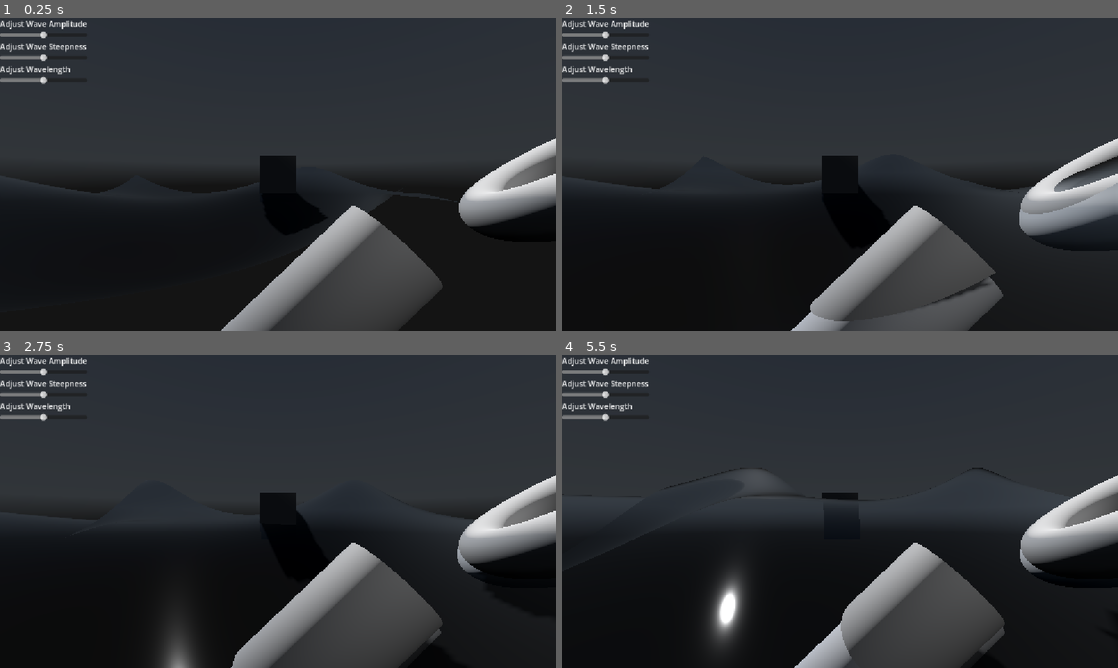
Above: before the commit, frames 1-4 (two rows, left to right).
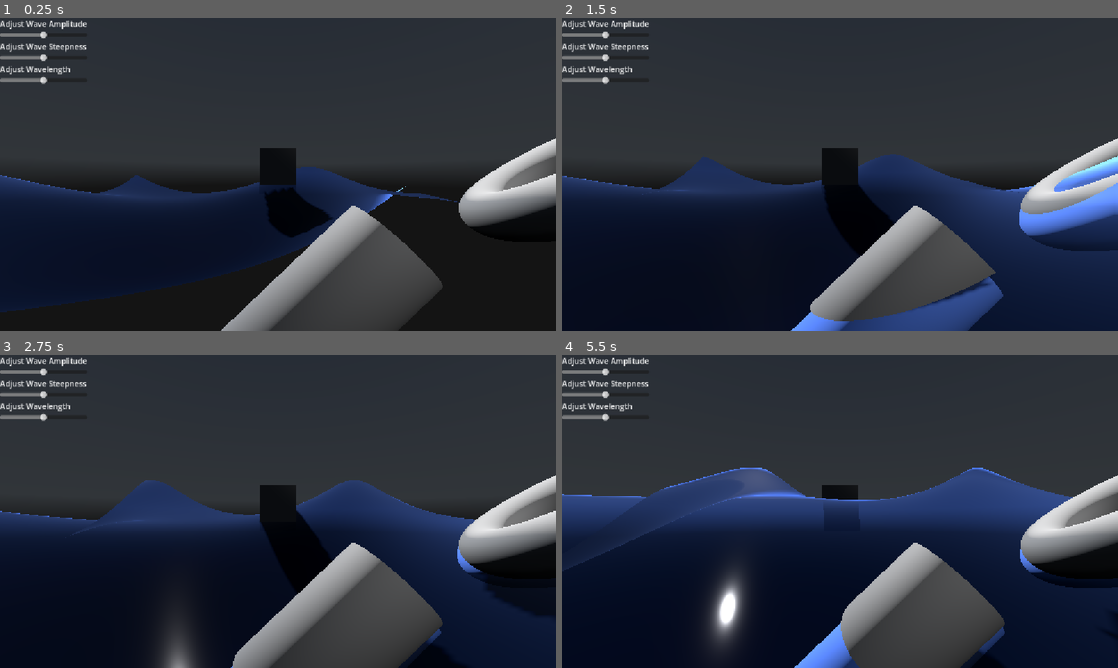
Above: after the commit, the same moments.

Repository: MagnusGrant06/fluid-simulation
Game: Godot game, scene res://Scenes/main.tscn
Same seed, same stepped clock (60 frames per second), same inputs: the game is played once before the commit and once after it. A sky picture missing from this copy of the repository is replaced by a grey-blue gradient.
Inputs (mouse positions are in pixels of both pictures, inside the frame that each line leads up to):
- Up to frame 1 (0.25 s): no input
- Up to frame 2 (1.5 s): move the mouse to (962, 158) at 0.52 s; click (962, 158) at 0.67 s; move the mouse to (728, 190) at 1.27 s; click (728, 190) at 1.42 s
- Up to frame 3 (2.75 s): move the mouse to (333, 442) at 2.02 s; click (333, 442) at 2.17 s
- Up to frame 4 (5.5 s): move the mouse to (812, 574) at 2.77 s; click (812, 574) at 2.92 s; move the mouse to (1006, 558) at 3.52 s; click (1006, 558) at 3.67 s; move the mouse to (673, 464) at 4.27 s; click (673, 464) at 4.42 s; move the mouse to (867, 511) at 5.02 s; click (867, 511) at 5.17 s

The runs differ from the first frame. In frame 1, 5.8% of the frame differs, in the area x 0-83%, y 41-94%; in frame 2, 19%; in frame 3, 12%; in frame 4, 19%, in the area x 0-100%, y 36-100%.

Commit message:
Finished fluid surface shader, with fixed reflection sampling and better colour

Diff:
--- a/fluid-simulation/Code/Shaders/water.gdshader
+++ b/fluid-simulation/Code/Shaders/water.gdshader
@@ -1,6 +1,7 @@
 shader_type spatial;
 
-uniform samplerCube sky_texture;
+render_mode blend_mix;
+uniform sampler2D sky_texture;
 uniform sampler2D screen_texture : hint_screen_texture, filter_linear_mipmap;
 
 uniform float wave_length = 7.5;
@@ -41,6 +42,13 @@
 	return vec3(dx, dy, dz);
 }
 
+vec2 direction_to_equirect_uv(vec3 dir) {
+    dir = normalize(dir);
+    float u = atan(dir.z, dir.x) / (2.0 * PI) + 0.5;
+    float v = asin(dir.y) / PI + 0.5;
+    return vec2(u, v);
+}
+
 void vertex() {
 	// Called for every vertex the material is visible on.
 
@@ -48,14 +56,10 @@
 	vec3 d1 = calculate_offset(VERTEX, wave_amplitude, vec2(1,0), wave_steepness, wave_length, TIME);
 	vec3 d2 = calculate_offset(VERTEX, wave_amplitude*1.5, vec2(0,1), wave_steepness*0.75, wave_length*1.5, TIME);
 	vec3 d3 = calculate_offset(VERTEX, wave_amplitude*0.75, vec2(0.5,0.5), wave_steepness*1.5, wave_length*0.5, TIME);
-	//vec3 d4 = calculate_offset(VERTEX, wave_amplitude*0.25, vec2(-0.7,0.3), wave_steepness*2.0, wave_length*0.68, TIME);
-	//vec3 d5 = calculate_offset(VERTEX, wave_amplitude*1.24, vec2(0.6,0.9), wave_steepness*1.78, wave_length*1.34, TIME);
 
 	vec3 n1 = calculate_normal(VERTEX, wave_amplitude, vec2(1,0), wave_steepness, wave_length, TIME);
 	vec3 n2 = calculate_normal(VERTEX, wave_amplitude*1.5, vec2(0,1), wave_steepness*0.75, wave_length*1.5, TIME);
 	vec3 n3 = calculate_normal(VERTEX, wave_amplitude*0.75, vec2(0.5,0.5), wave_steepness*1.5, wave_length*0.5, TIME);
-	//vec3 n4 = calculate_normal(VERTEX, wave_amplitude*0.25, vec2(-0.7,0.3), wave_steepness*2.0, wave_length*0.68, TIME);
-	//vec3 n5 = calculate_normal(VERTEX, wave_amplitude*1.24, vec2(0.6,0.9), wave_steepness*1.78, wave_length*1.34, TIME);
 
 	vec3 d = d1 + d2 + d3;
 	vec3 n = normalize(vec3(0,1,0) + (n1 + n2 + n3));
@@ -81,11 +85,15 @@
 
 	//sample reflection from skybox
 	vec3 reflect_dir = reflect(-VIEW, NORMAL);
-	vec3 reflection_color = texture(sky_texture, reflect_dir).rgb;
+	vec2 uv = direction_to_equirect_uv(reflect_dir);
+	vec3 reflection_color = texture(sky_texture, uv).rgb;
 
+	//mix refraction and reflection parts with a bit of flat blue color for more believable color
 	vec3 final_color = mix(refraction_color, reflection_color, R);
-	//ALBEDO = vec3(0.5) + 0.5 * NORMAL;
+	final_color *= vec3(0.6, 0.85, 1.5);
+
 	ALBEDO = final_color;
+	//ALPHA = 0.8;
 	SPECULAR = 0.5;
 	ROUGHNESS = 0.05;
 }
--- a/fluid-simulation/Scenes/fluid_cube.tscn
+++ b/fluid-simulation/Scenes/fluid_surface.tscn
@@ -1,9 +1,9 @@
 [gd_scene format=3 uid="uid://bd0wdtoa4h004"]
 
-[ext_resource type="Script" uid="uid://bdfi3qtlnt7o" path="res://Code/Scripts/fluid_cube.gd" id="1_0vdsb"]
 [ext_resource type="Shader" uid="uid://cy6dcpy0g2vr5" path="res://Code/Shaders/water.gdshader" id="1_xrqee"]
+[ext_resource type="Script" uid="uid://bdfi3qtlnt7o" path="res://Code/Scripts/fluid_surface.gd" id="2_ahq6l"]
 
-[sub_resource type="SphereMesh" id="SphereMesh_bo1nx"]
+[sub_resource type="PlaneMesh" id="PlaneMesh_jjvhh"]
 
 [sub_resource type="ShaderMaterial" id="ShaderMaterial_vfd82"]
 render_priority = 0
@@ -12,7 +12,7 @@
 shader_parameter/wave_amplitude = 0.5
 shader_parameter/wave_steepness = 0.75
 
-[node name="FluidCube" type="MeshInstance3D" unique_id=856857340]
-mesh = SubResource("SphereMesh_bo1nx")
+[node name="FluidSurface" type="MeshInstance3D" unique_id=856857340]
+mesh = SubResource("PlaneMesh_jjvhh")
 surface_material_override/0 = SubResource("ShaderMaterial_vfd82")
-script = ExtResource("1_0vdsb")
+script = ExtResource("2_ahq6l")
--- a/fluid-simulation/Scenes/main.tscn
+++ b/fluid-simulation/Scenes/main.tscn
@@ -1,6 +1,6 @@
 [gd_scene format=3 uid="uid://c4mc3walo5kva"]
 
-[ext_resource type="PackedScene" uid="uid://bd0wdtoa4h004" path="res://Scenes/fluid_cube.tscn" id="1_bo1nx"]
+[ext_resource type="PackedScene" uid="uid://bd0wdtoa4h004" path="res://Scenes/fluid_surface.tscn" id="1_bo1nx"]
 [ext_resource type="Script" uid="uid://8bp2i13168dj" path="res://Code/Scripts/camera_3d.gd" id="2_8gbba"]
 [ext_resource type="Texture2D" uid="uid://c6545y4sqhfwp" path="res://citrus_orchard_road_puresky_4k.exr" id="3_8gbba"]
 [ext_resource type="PackedScene" uid="uid://bslun5b34sjgb" path="res://Scenes/wave_controller.tscn" id="4_jjvhh"]
@@ -49,7 +49,7 @@
 environment = SubResource("Environment_vfd82")
 
 [node name="MeshInstance3D" type="MeshInstance3D" parent="." unique_id=1485384509]
-transform = Transform3D(1, 0, 0, 0, 1, 0, 0, 0, 1, 0, 0, -4.0020704)
+transform = Transform3D(1, 0, 0, 0, 1, 0, 0, 0, 1, 0, 0.20656705, -4.0020704)
 mesh = SubResource("BoxMesh_vfd82")
 
 [node name="MeshInstance3D2" type="MeshInstance3D" parent="." unique_id=1546694336]
Renamed: fluid-simulation/Code/Scripts/fluid_cube.gd -> fluid-simulation/Code/Scripts/fluid_surface.gd
Renamed: fluid-simulation/Code/Scripts/fluid_cube.gd.uid -> fluid-simulation/Code/Scripts/fluid_surface.gd.uid
